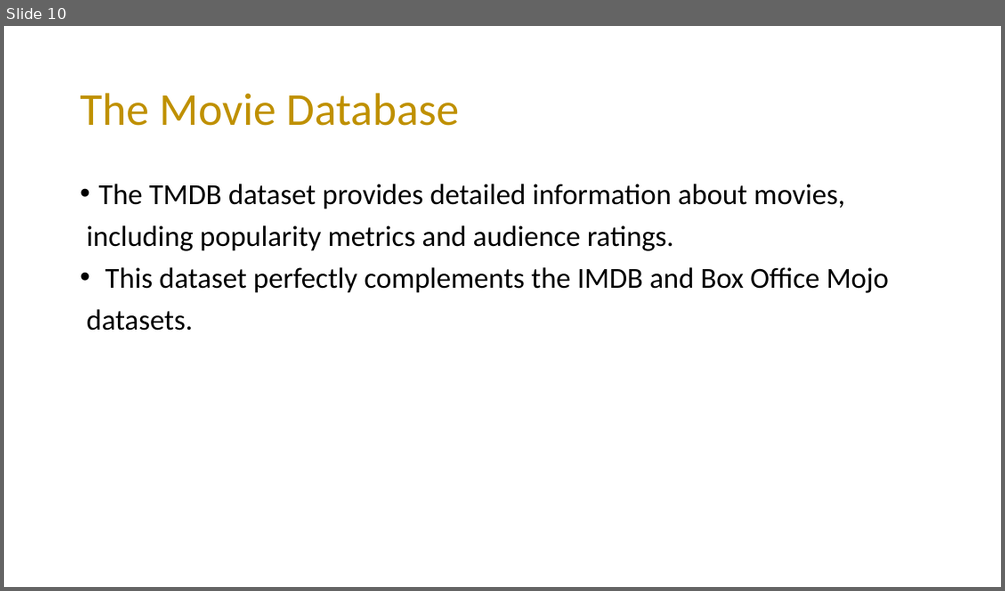
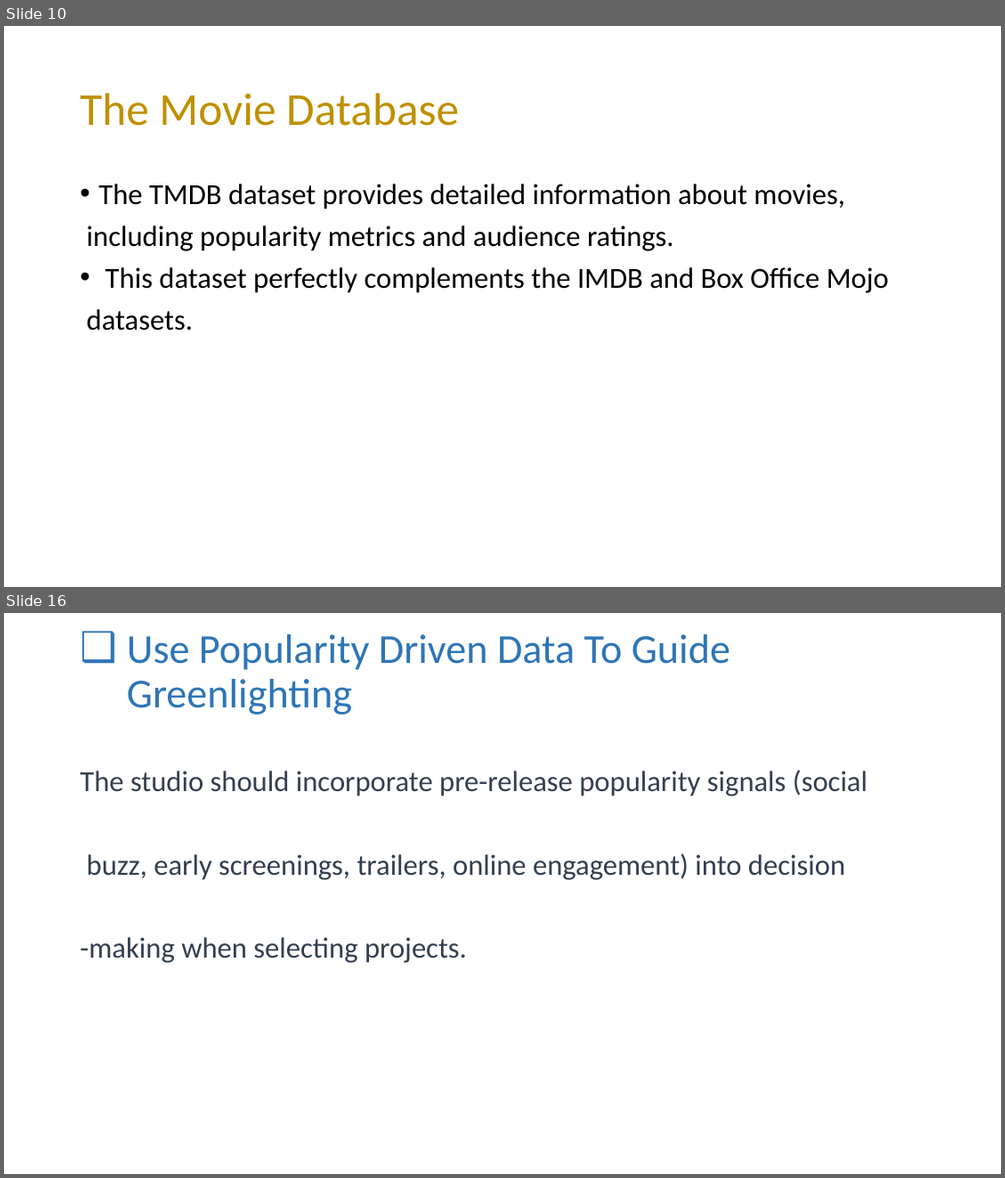
Before and after one commit to mading225/GROUP-6-PROJECT-, a slide deck: project.pptx. Shown one above the other, each under a label of ours: slide 10 before the commit, slides 10 and 16 after it; the slides between them are not shown. The pictures are 1005x591 and 1005x1178 pixels, drawn with LibreOffice and Linux fonts; fonts in the diff are those of the drawing. Boxes give left, top, right and bottom in pixels: in the first picture for what was removed or moved away, otherwise in the second. Text is boxed around its words. In the diff, an @@ line names an element or a change of style, - is before the commit and + after.

```diff
--- a/project.pptx
+++ b/project.pptx
@@ slide 16 added at [4,613,1001,1174], background #FFFFFF @@
@@ title added at [127,634,730,714], 39.6 pt, text #2E75B6 @@
+❑ Use Popularity Driven Data To Guide Greenlighting
@@ text added at [80,770,867,963], 28 pt, text #333F50 @@
+The studio should incorporate pre-release popularity signals (social
+buzz, early screenings, trailers, online engagement) into decision
+-making when selecting projects.
```
Also in this commit, not shown: 1 slide changed, 6 other slides added.
